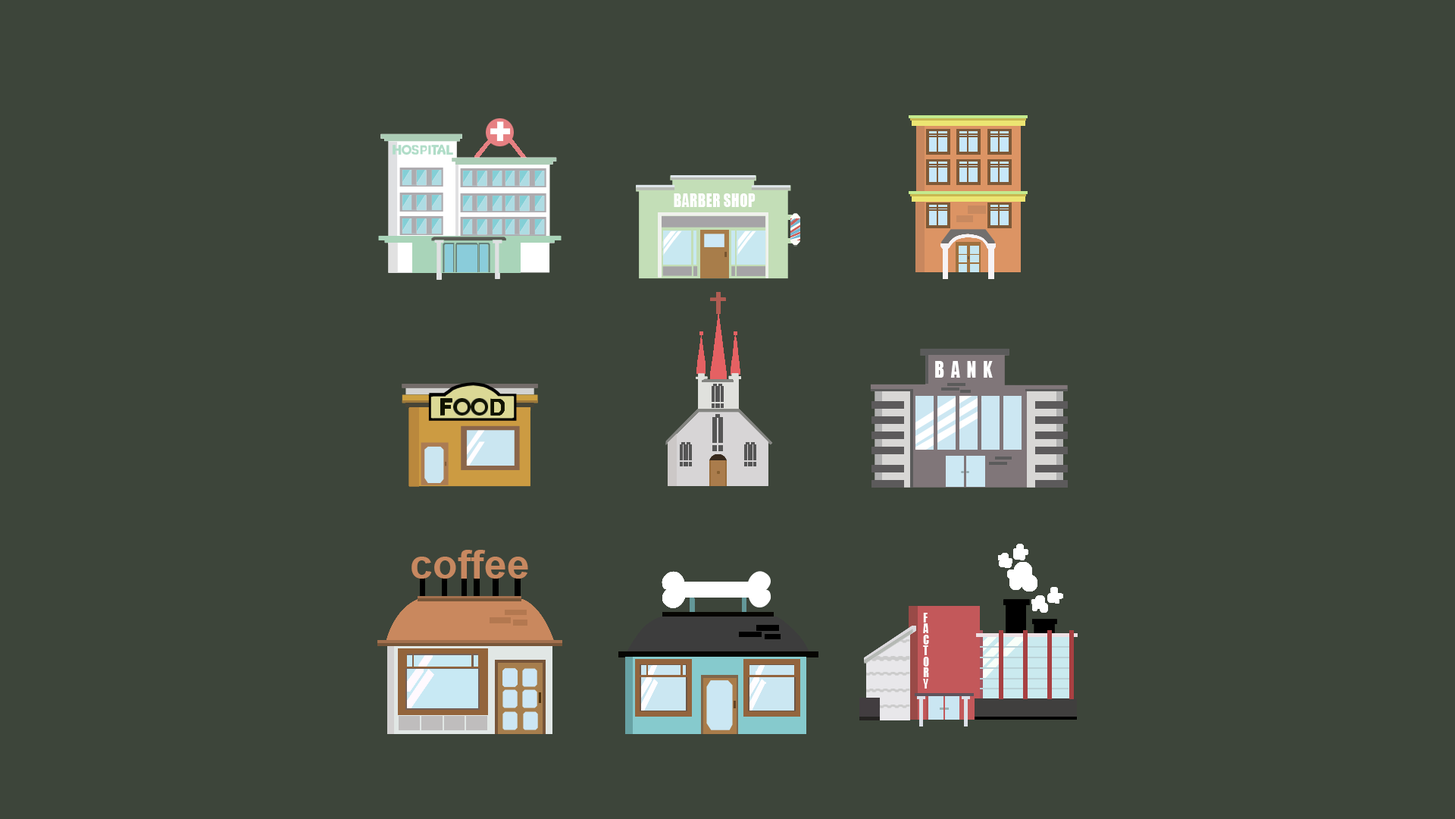
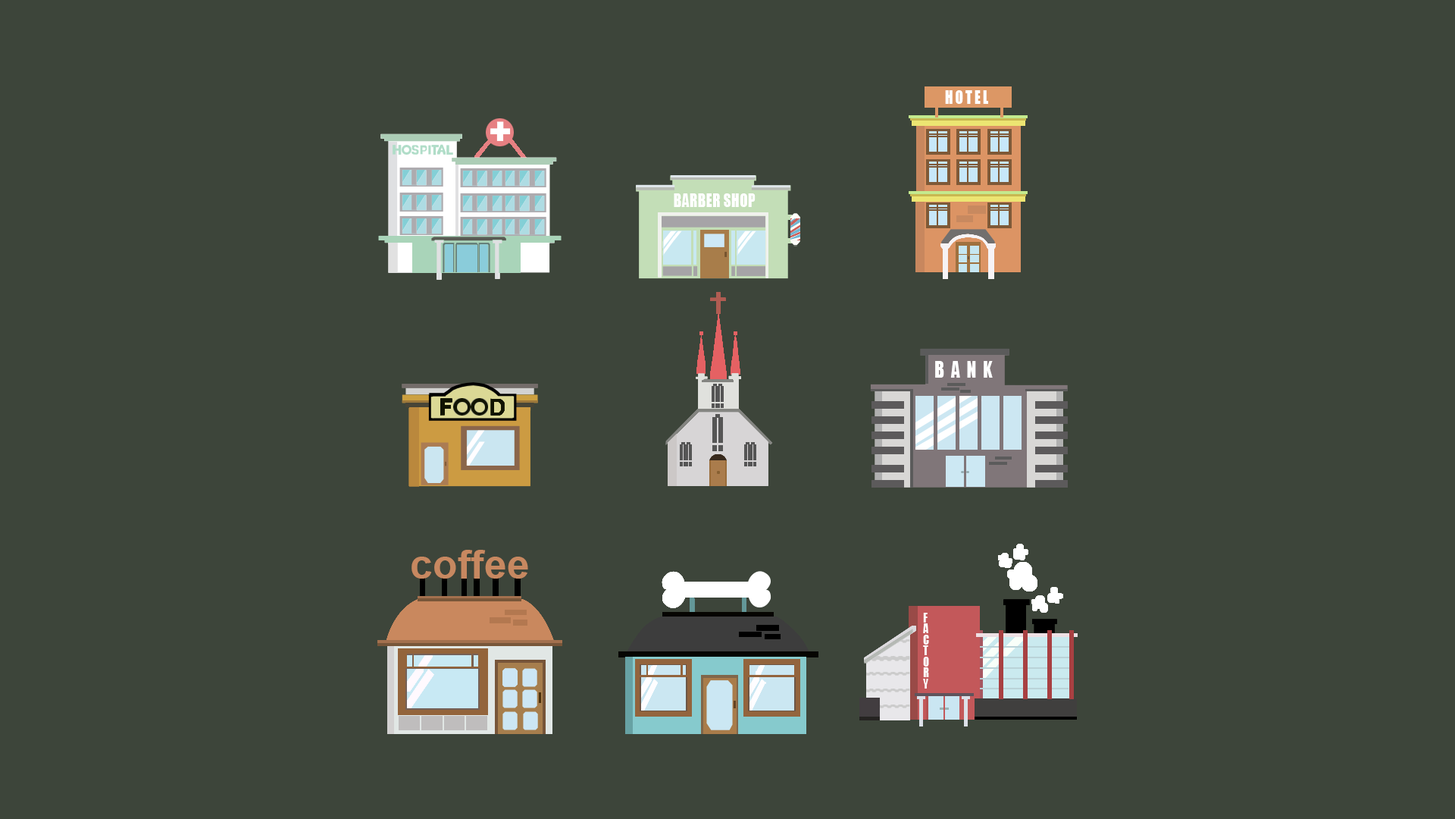
The second 1455 × 819 image is a revision of the first. Changes to its layers:
added layer "HOTEL" in group "3" over [945, 90, 989, 104]
showed "Layer 62" over [924, 86, 1012, 118]
